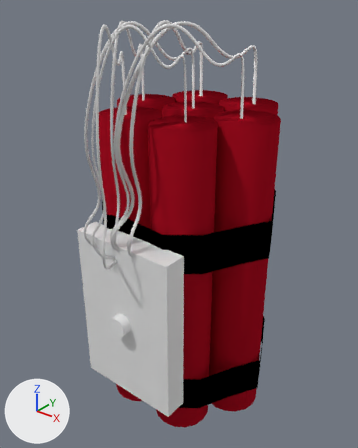
The Blender file Escape/Assets/Objects/Explosive/IDE.blend: old version first, new version second.
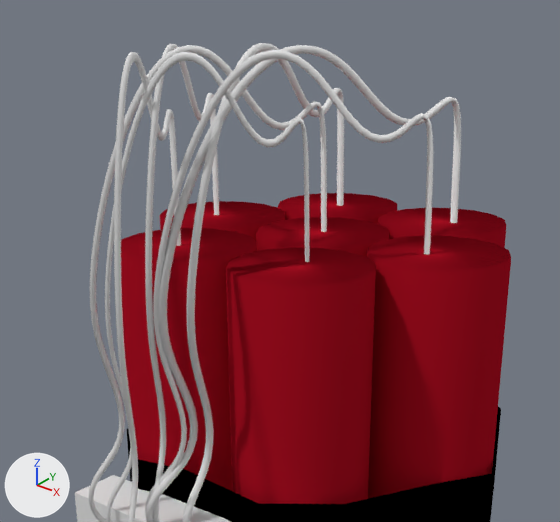
Each version is shown whole from a 50 mm camera at (1.86, -2.47, 1.75) aimed at (0.0, -0.14, 0.3), then close up on the part from 12% to 85% of the width and 0% to 54% of the height. Lighting does not change. The marker at lower left points along +X, +Y and +Z.

The first close-up shows 'Band_oben', 'Draht', 'Draht.001', 'Draht.002', 'Draht.003', 'Draht.004', 'Draht.005', 'Draht.006', 'Dynamitstangen', 'Elektrik'.
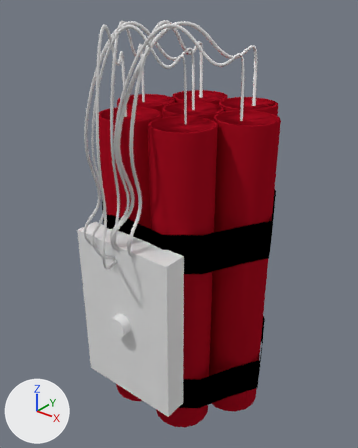
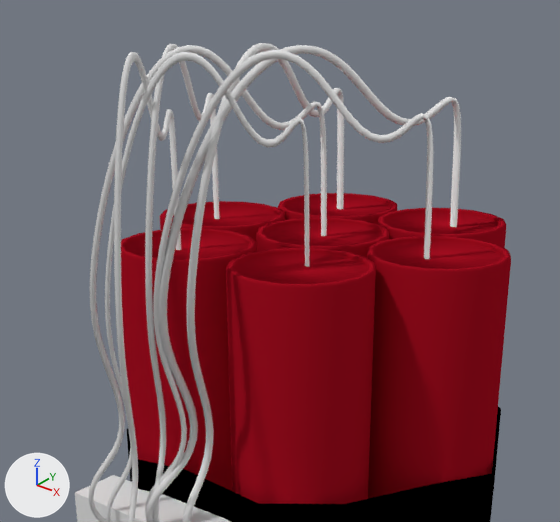
The change in detail:
me_cylinder_001 is used by ob_dynamitstangen; location (0.388, 0.0, 0.0); scale (0.194, 0.194, 1.05).
me_cylinder_001 had 224 vertices, 126 faces and spanned x -5.02..1.0, y -2.81..2.74, z -1.0..1.0.
me_cylinder_001 now has 1232 vertices, 1246 faces and spans x -5.02..1.0, y -2.81..2.74, z -1.0..1.0.
me_cylinder_001 part 1: 36 vertices moved within x -4.94..0.92, y -2.47..2.44, z 1.0; 1008 vertices added at x -5.01..0.99, y -2.81..2.73, z 0.99..1.0.

Location of each change, (x1, y1, x2, y2) in pixels of the close-ups (560 x 522 px):
part 1 of me_cylinder_001, built on: before (121, 193, 511, 286); after (121, 193, 511, 288)
